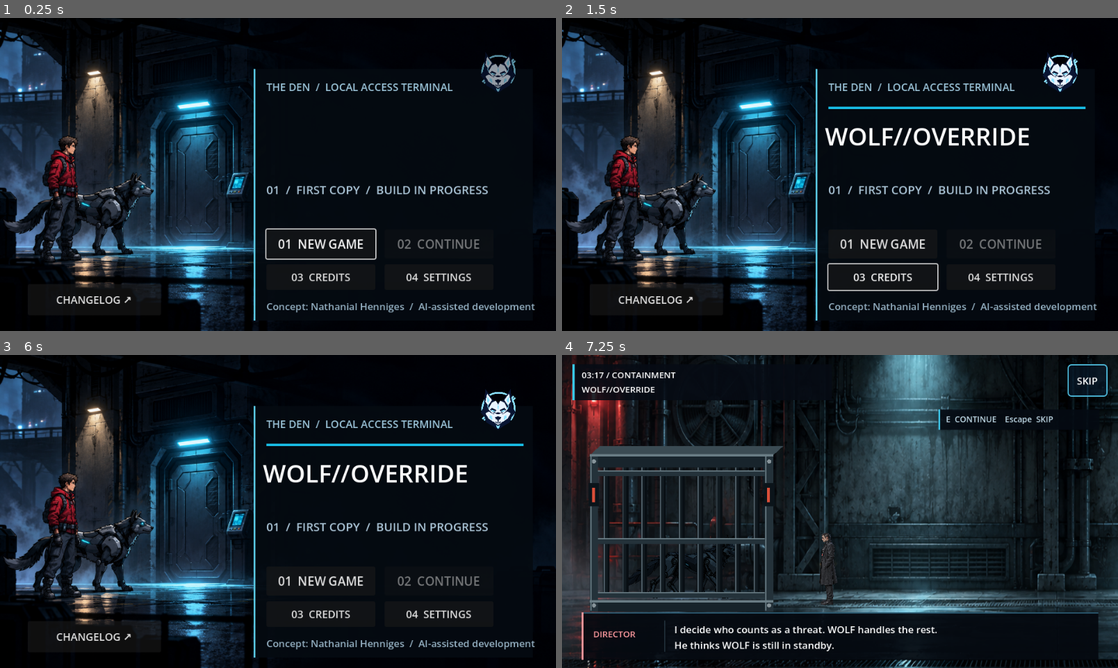
Above: before the commit, frames 1-4 (two rows, left to right).
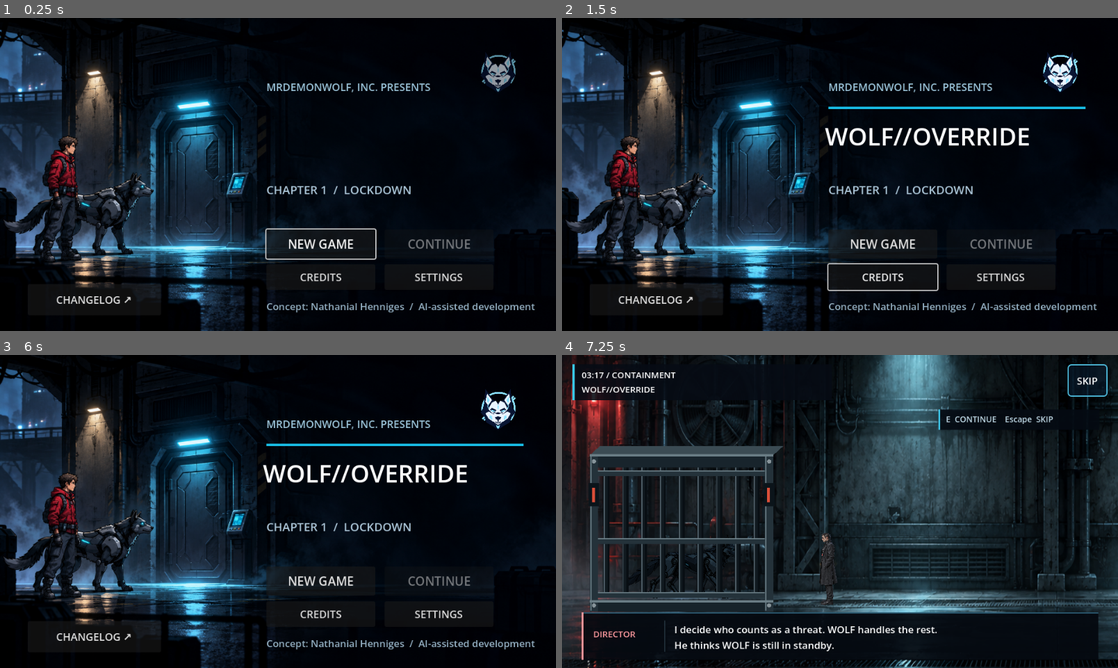
Above: after the commit, the same moments.

Repository: MrDemonWolf/wolf-override
Game: Godot game, scene res://scenes/main.tscn
The game is run twice, just before and just after one commit, with the same random seed, the same clock (stepped at 60 frames per second) and the same inputs.
Inputs:
- Up to frame 1 (0.25 s): no input
- Up to frame 2 (1.5 s): click "03 CREDITS" (after the commit: "CREDITS") at 0.5 s; click "BACK TO TITLE" at 1.25 s
- Up to frame 3 (6 s): click "04 SETTINGS" (after the commit: "SETTINGS") at 2 s; click "60 FPS" at 2.75 s; click "960 × 540" at 3.5 s; click "V-SYNC" at 4.25 s; click "OFF" at 5 s; click "BACK" at 5.75 s
- Up to frame 4 (7.25 s): click "01 NEW GAME" (after the commit: "NEW GAME") at 6.5 s

The runs differ from the first frame. In frame 1, 2.7% of the frame differs, in the area x 45-88%, y 16-97%; in frame 2, 2.7%; in frame 3, 2.7%; in frame 4, nothing differs.

Commit message:
Keep terminal theme scoped to game settings

Diff:
--- a/apps/game/scenes/main.tscn
+++ b/apps/game/scenes/main.tscn
@@ -410,22 +410,6 @@
 texture = ExtResource("6_title_art")
 expand_mode = 1
 
-[node name="TerminalPanel" type="ColorRect" parent="CanvasLayer/TitleScreen"]
-offset_left = 438.0
-offset_top = 88.0
-offset_right = 920.0
-offset_bottom = 522.0
-mouse_filter = 2
-color = Color(0.018, 0.04, 0.065, 0.93)
-
-[node name="TerminalEdge" type="ColorRect" parent="CanvasLayer/TitleScreen"]
-offset_left = 438.0
-offset_top = 88.0
-offset_right = 441.0
-offset_bottom = 522.0
-mouse_filter = 2
-color = Color(0.35, 0.78, 0.88, 1)
-
 [node name="Brand" type="Label" parent="CanvasLayer/TitleScreen"]
 offset_left = 460.0
 offset_top = 106.0
@@ -433,7 +417,7 @@
 offset_bottom = 137.0
 theme_override_colors/font_color = Color(0.61, 0.77, 0.85, 1)
 theme_override_font_sizes/font_size = 18
-text = "THE DEN  /  LOCAL ACCESS TERMINAL"
+text = "MRDEMONWOLF, INC. PRESENTS"
 
 [node name="LogoMark" type="TextureRect" parent="CanvasLayer/TitleScreen"]
 offset_left = 816.0
@@ -466,7 +450,7 @@
 offset_bottom = 313.0
 theme_override_colors/font_color = Color(0.68, 0.78, 0.85, 1)
 theme_override_font_sizes/font_size = 20
-text = "01  /  FIRST COPY  /  BUILD IN PROGRESS"
+text = "CHAPTER 1  /  LOCKDOWN"
 
 [node name="NewGameButton" type="Button" parent="CanvasLayer/TitleScreen"]
 offset_left = 460.0
@@ -474,7 +458,7 @@
 offset_right = 648.0
 offset_bottom = 415.0
 theme_override_font_sizes/font_size = 21
-text = "01  NEW GAME"
+text = "NEW GAME"
 
 [node name="ContinueButton" type="Button" parent="CanvasLayer/TitleScreen"]
 offset_left = 664.0
@@ -482,7 +466,7 @@
 offset_right = 852.0
 offset_bottom = 415.0
 theme_override_font_sizes/font_size = 21
-text = "02  CONTINUE"
+text = "CONTINUE"
 
 [node name="CreditsButton" type="Button" parent="CanvasLayer/TitleScreen"]
 offset_left = 460.0
@@ -490,7 +474,7 @@
 offset_right = 648.0
 offset_bottom = 469.0
 theme_override_font_sizes/font_size = 18
-text = "03  CREDITS"
+text = "CREDITS"
 
 [node name="SettingsButton" type="Button" parent="CanvasLayer/TitleScreen"]
 offset_left = 664.0
@@ -498,7 +482,7 @@
 offset_right = 852.0
 offset_bottom = 469.0
 theme_override_font_sizes/font_size = 18
-text = "04  SETTINGS"
+text = "SETTINGS"
 
 [node name="ChangelogButton" type="Button" parent="CanvasLayer/TitleScreen"]
 offset_left = 48.0
Not shown, changed: apps/docs/app/page.tsx
Not shown, changed: apps/docs/content/docs/changelog.mdx
